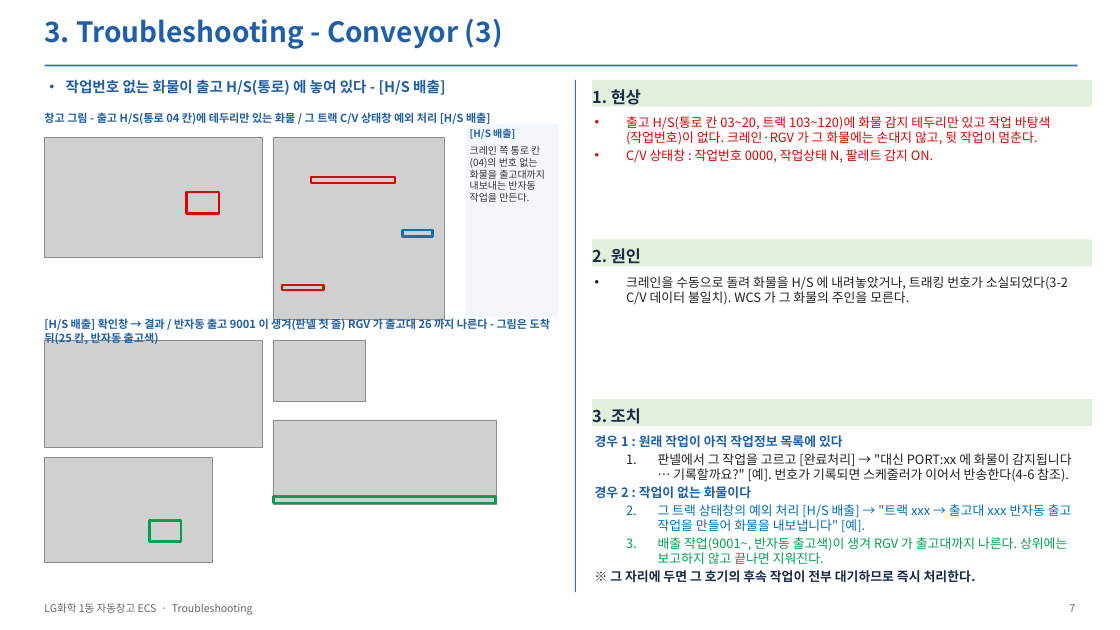
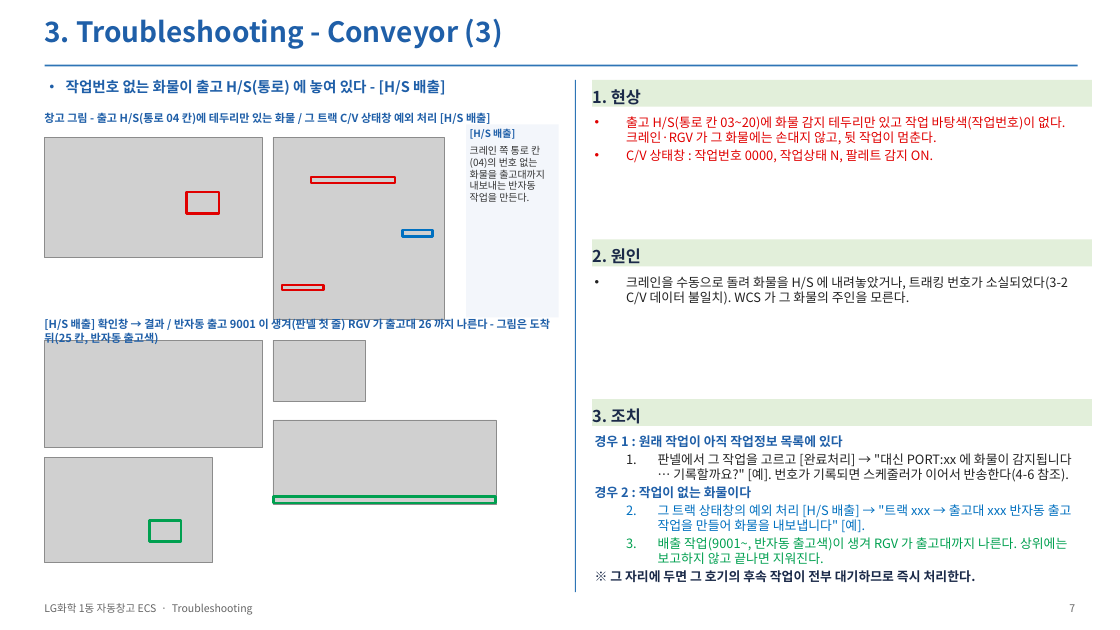
Before and after one commit to yeorijby-coder/LGLS_ALL, a slide deck: slide 7 of docs/산출물_20261110/05_ECS_Troubleshooting_1107.pptx. Drawn at 1120x630 pixels with LibreOffice and Linux fonts; fonts in the diff are those of the drawing; grey boxes stand for pictures. Boxes give left, top, right and bottom in pixels: in the first picture for what was removed or moved away, otherwise in the second. Text is boxed around its words. In the diff, an @@ line names an element or a change of style, - is before the commit and + after.

```diff
--- a/docs/산출물_20261110/05_ECS_Troubleshooting_1107.pptx
+++ b/docs/산출물_20261110/05_ECS_Troubleshooting_1107.pptx
@@ text at (626, 116, 1065, 144): text changed @@
-• 출고 H/S(통로 칸 03~20, 트랙 103~120)에 화물 감지 테두리만 있고 작업 바탕색(작업번호)이 없다. 크레인·RGV 가 그 화물에는 손대지 않고, 뒷 작업이 멈춘다.
+• 출고 H/S(통로 칸 03~20)에 화물 감지 테두리만 있고 작업 바탕색(작업번호)이 없다. 크레인·RGV 가 그 화물에는 손대지 않고, 뒷 작업이 멈춘다.
```
Also in this commit, not shown: 6 other slides changed, 1 other file.
